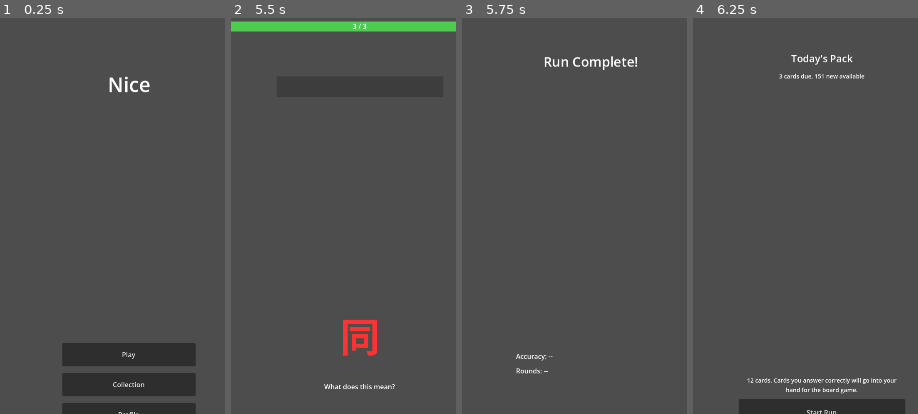
Above: before the commit, frames 1-4 (left to right).
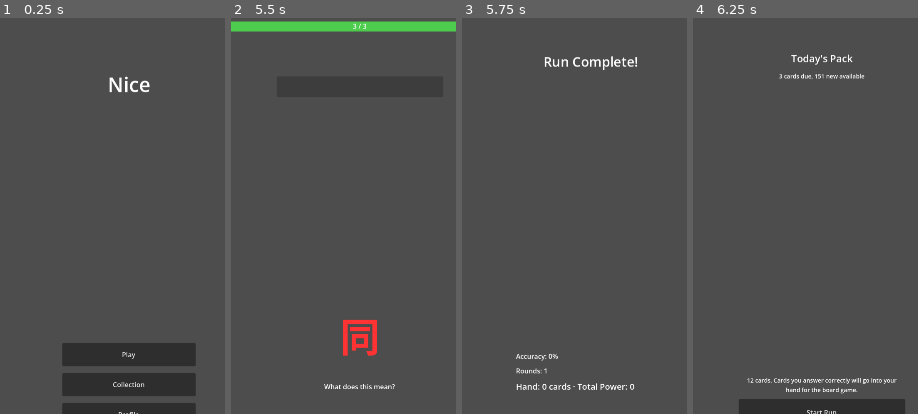
Above: after the commit, the same moments.

Repository: mikechin/Nice
Game: Godot game, scene res://scenes/screens/main_menu.tscn
Two runs of this game, one before a commit and one after it. Both use one fixed random seed, a clock stepped at 60 frames per second and the inputs below.
Inputs:
- Up to frame 1 (0.25 s): no input
- Up to frame 2 (5.5 s): click "Play" at 0.5 s; click "Back" at 1.25 s; click "Play" at 2 s; click "Start Run" at 2.75 s; click "to enter" at 3.5 s; click "to wash" at 4.25 s; click "particle (suggestion)" at 5 s
- Up to frame 3 (5.75 s): no input
- Up to frame 4 (6.25 s): click "Play Again" at 5.75 s
The pictures show only the part of the screen within x 21-71%, y 0-50%; the shares and areas given below are measured in that part.

Frames 1-2 are identical in both runs. In frame 3, 0.4% of the frame differs, in the area x 24-77%, y 84-94%; in frame 4, nothing differs.

Commit message:
Surface hand power on the results screen
Adds total_hand_power to the run summary and renders the hand —
total + per-card breakdown, sorted strongest first — as the visible
payoff for the new bonus-round mechanic. Also fixes a pre-existing
bug where _load_result_from_state / _display_results / play_music
were misplaced inside _exit_tree, leaving the screen blank, and
corrects the accuracy formatting (0..1 ratio) and rounds key.

Co-Authored-By: Claude Opus 4.7 (1M context) <noreply@anthropic.com>

Diff:
--- a/godot-project/scenes/screens/results_screen.gd
+++ b/godot-project/scenes/screens/results_screen.gd
@@ -1,10 +1,15 @@
-## ResultsScreen — Shows run results: accuracy and rounds completed.
-## Pulls data from GameState's last run result. Offers Play Again and Main Menu buttons.
+## ResultsScreen — Shows run results: accuracy, rounds, and the player's
+## carried-forward hand with total power. Pulls data from
+## GameState.last_run_summary (set by GameState.end_run before this screen
+## comes online, so we read it on _ready rather than via the run_ended
+## signal — that signal already fired by the time we're in the tree).
 class_name ResultsScreen
 extends Control
 
 @onready var _accuracy_label: Label = $StatsContainer/AccuracyLabel if has_node("StatsContainer/AccuracyLabel") else null
 @onready var _rounds_label: Label = $StatsContainer/RoundsLabel if has_node("StatsContainer/RoundsLabel") else null
+@onready var _power_label: Label = $StatsContainer/PowerLabel if has_node("StatsContainer/PowerLabel") else null
+@onready var _hand_cards_label: Label = $StatsContainer/HandCardsLabel if has_node("StatsContainer/HandCardsLabel") else null
 @onready var _title_label: Label = $TitleLabel if has_node("TitleLabel") else null
 @onready var _play_again_button: Button = $ButtonContainer/PlayAgainButton if has_node("ButtonContainer/PlayAgainButton") else null
 @onready var _main_menu_button: Button = $ButtonContainer/MainMenuButton if has_node("ButtonContainer/MainMenuButton") else null
@@ -21,26 +26,19 @@
 
 	SignalBus.run_ended.connect(_on_run_ended)
 
-	# If we already have result data from the run that just ended, use it
+	_load_result_from_state()
+	_display_results()
+	AudioManager.play_music("results")
 
 
 func _exit_tree() -> void:
 	SignalBus.run_ended.disconnect(_on_run_ended)
-	_load_result_from_state()
-	_display_results()
-
-	AudioManager.play_music("results")
 
 
 func _load_result_from_state() -> void:
-	# Use the summary stored by GameState.end_run()
-	if not GameState.last_run_summary.is_empty():
-		_result_data = GameState.last_run_summary.duplicate()
-		# Ensure accuracy is present
-		if not _result_data.has("accuracy"):
-			var total: int = _result_data.get("total_cards", 0)
-			var correct: int = _result_data.get("correct_count", 0)
-			_result_data["accuracy"] = (float(correct) / float(total) * 100.0) if total > 0 else 0.0
+	if GameState.last_run_summary.is_empty():
+		return
+	_result_data = GameState.last_run_summary.duplicate()
 
 
 func _on_run_ended(result: Dictionary) -> void:
@@ -52,19 +50,42 @@
 	if _result_data.is_empty():
 		return
 
-	var accuracy: float = _result_data.get("accuracy", 0.0)
-	var rounds: int = _result_data.get("rounds", 0)
 	if _title_label:
 		_title_label.text = "Run Complete!"
 
 	if _accuracy_label:
-		_accuracy_label.text = "Accuracy: %.0f%%" % accuracy
+		# accuracy from RunManager is a 0..1 ratio; render as a percentage.
+		var accuracy: float = _result_data.get("accuracy", 0.0)
+		_accuracy_label.text = "Accuracy: %.0f%%" % (accuracy * 100.0)
 
 	if _rounds_label:
+		var rounds: int = _result_data.get("rounds_completed", 0)
 		_rounds_label.text = "Rounds: %d" % rounds
 
-	# Save after each run
+	var hand: Array = _result_data.get("hand_cards", [])
+	if _power_label:
+		var total_power: int = _result_data.get("total_hand_power", 0)
+		_power_label.text = "Hand: %d cards · Total Power: %d" % [hand.size(), total_power]
+
+	if _hand_cards_label:
+		_hand_cards_label.text = _format_hand_cards(hand)
+
 	SaveManager.save_game()
+
+
+## "好  Power 8\n大  Power 4" — one line per HandCard, sorted strongest first
+## so the best card stands out. Returns "" for an empty hand.
+static func _format_hand_cards(hand_cards: Array) -> String:
+	if hand_cards.is_empty():
+		return ""
+	var sorted := hand_cards.duplicate()
+	sorted.sort_custom(func(a: HandCard, b: HandCard) -> bool:
+		return a.get_total_power() > b.get_total_power()
+	)
+	var lines: Array[String] = []
+	for hc in sorted:
+		lines.append("%s  Power %d" % [hc.card_id, hc.get_total_power()])
+	return "\n".join(lines)
 
 
 func _on_play_again_pressed() -> void:
@@ -82,6 +103,10 @@
 		push_warning("results_screen.gd: missing node _accuracy_label")
 	if _rounds_label == null:
 		push_warning("results_screen.gd: missing node _rounds_label")
+	if _power_label == null:
+		push_warning("results_screen.gd: missing node _power_label")
+	if _hand_cards_label == null:
+		push_warning("results_screen.gd: missing node _hand_cards_label")
 	if _title_label == null:
 		push_warning("results_screen.gd: missing node _title_label")
 	if _play_again_button == null:
--- a/godot-project/scenes/screens/results_screen.tscn
+++ b/godot-project/scenes/screens/results_screen.tscn
@@ -49,6 +49,16 @@
 layout_mode = 2
 text = "Rounds: --"
 
+[node name="PowerLabel" type="Label" parent="StatsContainer"]
+layout_mode = 2
+theme_override_font_sizes/font_size = 20
+text = "Total Power: --"
+
+[node name="HandCardsLabel" type="Label" parent="StatsContainer"]
+layout_mode = 2
+text = ""
+autowrap_mode = 2
+
 [node name="ButtonContainer" type="HBoxContainer" parent="."]
 layout_mode = 1
 anchors_preset = 7
--- a/godot-project/src/run/run_manager.gd
+++ b/godot-project/src/run/run_manager.gd
@@ -104,6 +104,7 @@
 		"new_cards_seen": _session.new_cards_seen,
 		"hand_cards": _session.hand_cards.duplicate(),
 		"hand_card_ids": _session.get_hand_card_ids(),
+		"total_hand_power": _session.get_total_hand_power(),
 	}
 
 
--- a/godot-project/src/run/session_data.gd
+++ b/godot-project/src/run/session_data.gd
@@ -85,6 +85,15 @@
 	return ids
 
 
+## Sum of every hand card's total power. Drives the results-screen payoff
+## and seeds the Phase 3 board-game stats display.
+func get_total_hand_power() -> int:
+	var total := 0
+	for hc in hand_cards:
+		total += hc.get_total_power()
+	return total
+
+
 func to_dict() -> Dictionary:
 	var hand_dicts: Array = []
 	for hc in hand_cards:
--- a/godot-project/tests/run/test_run_manager.gd
+++ b/godot-project/tests/run/test_run_manager.gd
@@ -80,6 +80,16 @@
 	assert_int(hand[0].get_total_power()).is_equal(9)
 
 
+func test_run_summary_includes_total_hand_power() -> void:
+	_run.start_run(_pack)
+	_run.on_card_resolved("char_a", true, 7,
+		[PowerBoost.from_bonus_stage(BonusEnums.BonusStage.PINYIN)])  # 8
+	_run.on_card_resolved("char_b", true, 4, [])                      # 4
+	_run.on_card_resolved("char_c", false, 9, [])                     # ignored
+	var summary := _run.get_run_summary()
+	assert_int(summary["total_hand_power"]).is_equal(12)
+
+
 # -- inactive run ignores answers --
 
 func test_inactive_run_ignores_answers() -> void:
--- a/godot-project/tests/run/test_session_data.gd
+++ b/godot-project/tests/run/test_session_data.gd
@@ -94,6 +94,18 @@
 	assert_bool("ni3" in ids).is_false()
 
 
+func test_get_total_hand_power_sums_across_cards() -> void:
+	var boosts: Array = [PowerBoost.from_bonus_stage(BonusEnums.BonusStage.PINYIN)]
+	session.record_card_resolution("wo3", true, 7, boosts)  # 7 + 1 = 8
+	session.record_card_resolution("hao3", true, 4, [])     # 4
+	session.record_card_resolution("ni3", false, 9, [])     # not added
+	assert_int(session.get_total_hand_power()).is_equal(12)
+
+
+func test_get_total_hand_power_zero_when_empty() -> void:
+	assert_int(session.get_total_hand_power()).is_equal(0)
+
+
 # -- serialization --
 
 func test_to_dict_has_expected_keys() -> void:
